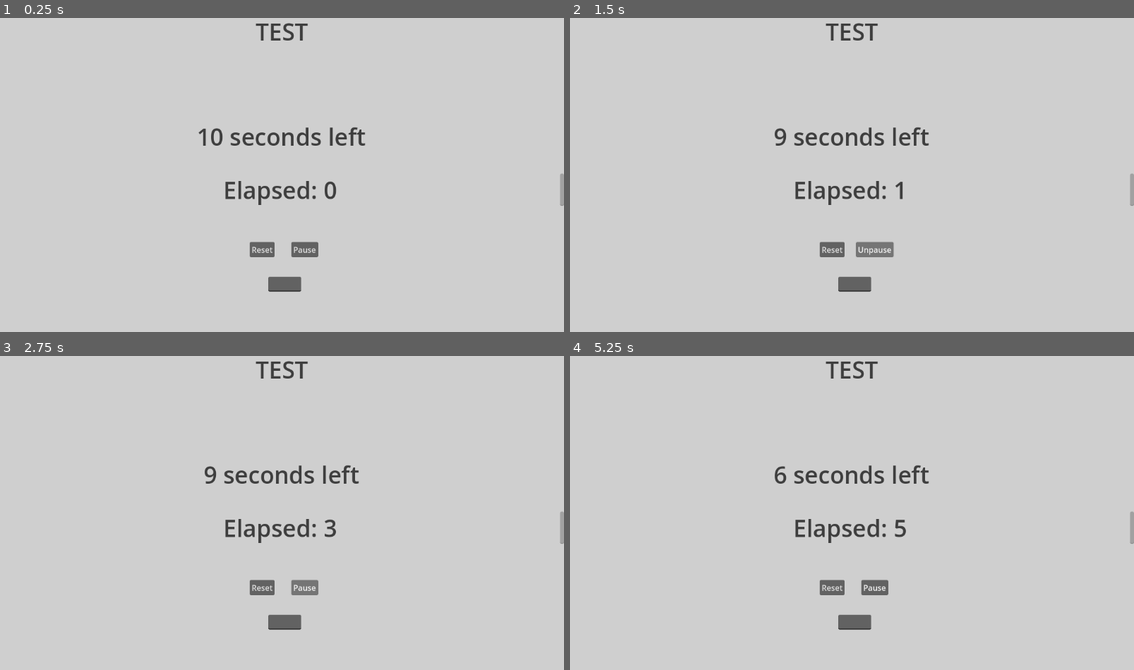
Above: before the commit, frames 1-4 (two rows, left to right).
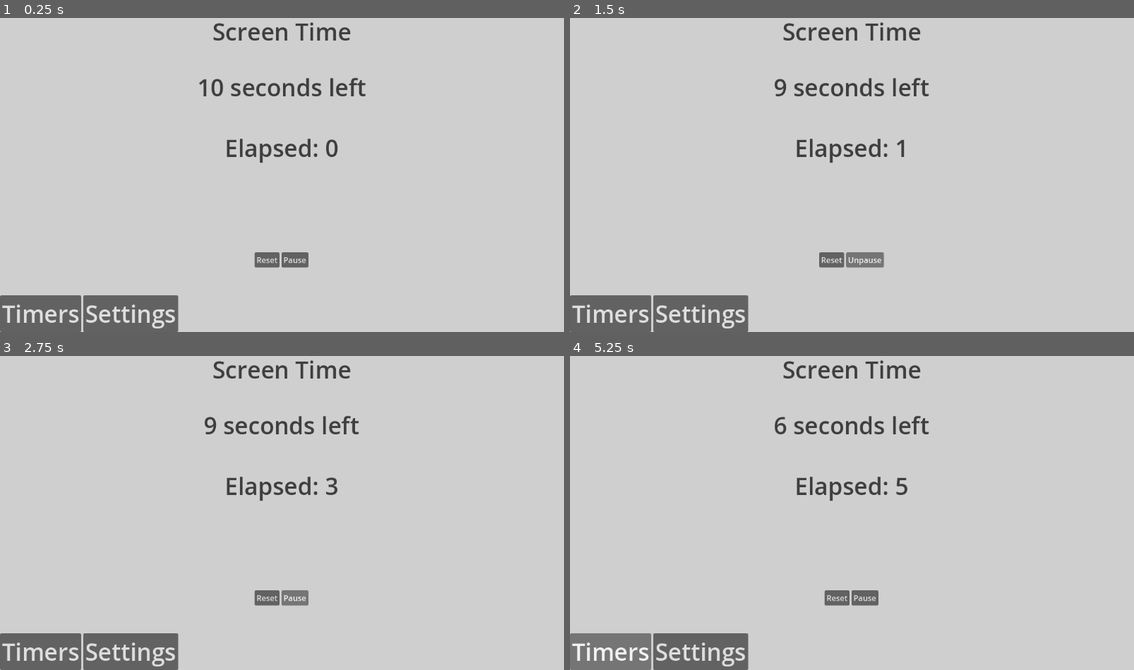
Above: after the commit, the same moments.

Repository: federstedt/screentime
Game: Godot game, scene res://main.tscn
The game is run twice, just before and just after one commit, with the same random seed, the same clock (stepped at 60 frames per second) and the same inputs. The project has no main scene, so this scene is started directly.
Inputs (mouse positions are in pixels of both pictures, inside the frame that each line leads up to):
- Up to frame 1 (0.25 s): no input
- Up to frame 2 (1.5 s): click "Reset" at 0.5 s; click "Pause" at 1.25 s
- Up to frame 3 (2.75 s): click "Unpause" at 2 s
- Up to frame 4 (5.25 s): click (609, 651) at 2.75 s, where only the run after the commit has a clickable "Timers"; click (699, 651) at 3.5 s, where only the run after the commit has a clickable "Settings"; click (852, 538) at 4.25 s, where only the run after the commit has a clickable "Save"; click (609, 651) at 5 s, where only the run after the commit has a clickable "Timers"

The runs differ from the first frame. In frame 1, 6.9% of the frame differs, in the area x 0-100%, y 1-100%; in frame 2, 6.8%; in frame 3, 6.7%; in frame 4, 6.9%.

Commit message:
added some buttons and gui containers

Diff:
--- a/GUI/base_gui.gd
+++ b/GUI/base_gui.gd
@@ -1,20 +1,28 @@
 extends Control
 
-@onready var pause_button: Button = get_node("PauseButton")
+# Connect vars to elemets
+@onready var pause_button: Button = get_node("MainPage/MainContainer/ButtonContainer/PauseButton")
+@onready var timers_button: Button = get_node("MenuContainer/TimersButton")
+@onready var settings_button: Button = get_node("MenuContainer/SettingsButton")
+@onready var main_page: Control = get_node("MainPage")
+@onready var Settings_page: Control = get_node("SettingsPage")
 
 func _ready():
 	var main_node = get_parent()  # Main är föräldern till GUI
+	# connect signals
 	main_node.connect("timer_updated", Callable(self, "_on_timer_updated"))  # Koppla signalen för timern
 	main_node.connect("time_elapsed_updated", Callable(self, "_on_elapsed_updated"))
 	pause_button.connect("pressed", Callable(self, "_on_pause_pressed"))
+	settings_button.connect("pressed", Callable(self, "_on_settings_pressed"))
+	timers_button.connect("pressed", Callable(self, "_on_timers_pressed"))
 
 func _on_timer_updated(time_left: float):
-	var label: RichTextLabel = get_node("TimeLeftText")
+	var label: RichTextLabel = get_node("MainPage/MainContainer/TimeLeftText")
 	var text = str(round(time_left)) + " seconds left"  # Uppdatera label
 	label.text = "[center]" + text + "[/center]"
 
 func _on_elapsed_updated(time:float):
-	var label: RichTextLabel = get_node("TimeElapsedText")
+	var label: RichTextLabel = get_node("MainPage/MainContainer/TimeElapsedText")
 	var text = "Elapsed: " + str(round(time))
 	label.text = "[center]" + text + "[/center]"
 
@@ -23,3 +31,12 @@
 		pause_button.text = 'Unpause'
 	else:
 		pause_button.text = 'Pause'
+
+func _on_settings_pressed() -> void:
+	print("Settings pressed")
+	main_page.visible = false
+	Settings_page.visible = true
+
+func _on_timers_pressed() -> void:
+	Settings_page.visible = false
+	main_page.visible = true
--- a/GUI/base_gui.tscn
+++ b/GUI/base_gui.tscn
@@ -21,86 +21,130 @@
 grow_vertical = 2
 color = Color(0.813258, 0.813258, 0.813258, 1)
 
-[node name="MainText" type="RichTextLabel" parent="."]
+[node name="MainAppText" type="RichTextLabel" parent="."]
 layout_mode = 1
 anchors_preset = 10
 anchor_right = 1.0
-offset_bottom = 64.0
+offset_bottom = 67.0
 grow_horizontal = 2
 theme = ExtResource("1_ibtl7")
 bbcode_enabled = true
-text = "[center]TEST[/center]"
+text = "[center]Screen Time[/center]"
 fit_content = true
 
-[node name="TimeLeftText" type="RichTextLabel" parent="."]
+[node name="MainPage" type="Control" parent="."]
 layout_mode = 1
-anchors_preset = -1
-anchor_top = 0.322
+anchors_preset = 15
 anchor_right = 1.0
-anchor_bottom = 0.458
-offset_left = -1.0
-offset_top = 6.34398
-offset_right = -1.0
-offset_bottom = 2.21597
+anchor_bottom = 1.0
 grow_horizontal = 2
 grow_vertical = 2
+
+[node name="MainContainer" type="GridContainer" parent="MainPage"]
+layout_mode = 1
+anchors_preset = 8
+anchor_left = 0.5
+anchor_top = 0.5
+anchor_right = 0.5
+anchor_bottom = 0.5
+offset_left = -402.892
+offset_top = -263.0
+offset_right = 402.892
+offset_bottom = 263.0
+grow_horizontal = 2
+grow_vertical = 2
+
+[node name="TimeLeftText" type="RichTextLabel" parent="MainPage/MainContainer"]
+layout_mode = 2
+size_flags_horizontal = 3
+size_flags_vertical = 6
 theme = ExtResource("1_ibtl7")
 bbcode_enabled = true
 text = "[center]Time Left[/center]"
 fit_content = true
 
-[node name="ResetButton" type="Button" parent="."]
-layout_mode = 1
-anchors_preset = -1
-anchor_top = 0.5
-anchor_right = 1.0
-anchor_bottom = 1.0
-offset_left = 510.0
-offset_top = 140.0
-offset_right = -591.0
-offset_bottom = -153.0
-grow_horizontal = 2
-grow_vertical = 2
+[node name="TimeElapsedText" type="RichTextLabel" parent="MainPage/MainContainer"]
+layout_mode = 2
+size_flags_vertical = 3
+theme = ExtResource("1_ibtl7")
+bbcode_enabled = true
+text = "[center]Time Elapsed[/center]"
+
+[node name="ButtonContainer" type="HBoxContainer" parent="MainPage/MainContainer"]
+layout_mode = 2
+size_flags_horizontal = 6
+size_flags_vertical = 6
+alignment = 1
+
+[node name="ResetButton" type="Button" parent="MainPage/MainContainer/ButtonContainer"]
+layout_mode = 2
 text = "Reset"
 
-[node name="PauseButton" type="Button" parent="."]
-layout_mode = 1
-anchors_preset = -1
-anchor_top = 0.5
-anchor_right = 1.0
-anchor_bottom = 1.0
-offset_left = 595.0
-offset_top = 140.0
-offset_right = -502.0
-offset_bottom = -153.0
-grow_horizontal = 2
-grow_vertical = 2
+[node name="PauseButton" type="Button" parent="MainPage/MainContainer/ButtonContainer"]
+layout_mode = 2
 text = "Pause"
 metadata/_edit_use_anchors_ = true
 
-[node name="LineSetTime" type="LineEdit" parent="."]
+[node name="SettingsPage" type="Control" parent="."]
+visible = false
 layout_mode = 1
-anchors_preset = -1
-anchor_left = 0.386
+anchors_preset = 15
+anchor_right = 1.0
+anchor_bottom = 1.0
+grow_horizontal = 2
+grow_vertical = 2
+
+[node name="TimeLimitEntry" type="LineEdit" parent="SettingsPage"]
+layout_mode = 1
+anchors_preset = 8
+anchor_left = 0.5
 anchor_top = 0.5
-anchor_right = 0.623
+anchor_right = 0.5
+anchor_bottom = 0.5
+offset_left = -76.0
+offset_top = -15.5
+offset_right = 76.0
+offset_bottom = 15.5
+grow_horizontal = 2
+grow_vertical = 2
+size_flags_horizontal = 4
+size_flags_vertical = 4
+text = "Time limit"
+
+[node name="Button" type="Button" parent="SettingsPage"]
+layout_mode = 1
+anchors_preset = 8
+anchor_left = 0.5
+anchor_top = 0.5
+anchor_right = 0.5
+anchor_bottom = 0.5
+offset_left = -40.0
+offset_top = 38.0
+offset_right = 41.0
+offset_bottom = 69.0
+grow_horizontal = 2
+grow_vertical = 2
+size_flags_vertical = 4
+text = "Save"
+
+[node name="MenuContainer" type="GridContainer" parent="."]
+layout_mode = 1
+anchors_preset = 12
+anchor_top = 1.0
+anchor_right = 1.0
 anchor_bottom = 1.0
-offset_left = 103.328
-offset_top = 211.0
-offset_right = -102.634
-offset_bottom = -82.0
+offset_top = -75.0
 grow_horizontal = 2
 grow_vertical = 0
+size_flags_horizontal = 0
+columns = 4
 
-[node name="TimeElapsedText" type="RichTextLabel" parent="."]
-layout_mode = 1
-anchors_preset = -1
-anchor_top = 0.5
-anchor_right = 1.0
-anchor_bottom = 0.571
-offset_bottom = 19.992
-grow_horizontal = 2
-grow_vertical = 2
+[node name="TimersButton" type="Button" parent="MenuContainer"]
+layout_mode = 2
 theme = ExtResource("1_ibtl7")
-bbcode_enabled = true
-text = "[center]Time Elapsed[/center]"
+text = "Timers"
+
+[node name="SettingsButton" type="Button" parent="MenuContainer"]
+layout_mode = 2
+theme = ExtResource("1_ibtl7")
+text = "Settings"
--- a/main.gd
+++ b/main.gd
@@ -8,8 +8,8 @@
 
 #Onready
 @onready var main_timer:Timer = get_node("MainTimer")  # Referens till din TimerNode
-@onready var reset_button:Button = get_node("BaseGUI/ResetButton")
-@onready var pause_button:Button = get_node("BaseGUI/PauseButton")
+@onready var reset_button:Button = get_node("BaseGUI/MainPage/MainContainer/ButtonContainer/ResetButton")
+@onready var pause_button:Button = get_node("BaseGUI/MainPage/MainContainer/ButtonContainer/PauseButton")
 @onready var time_elapsed := 0.0
 
 func _ready():
